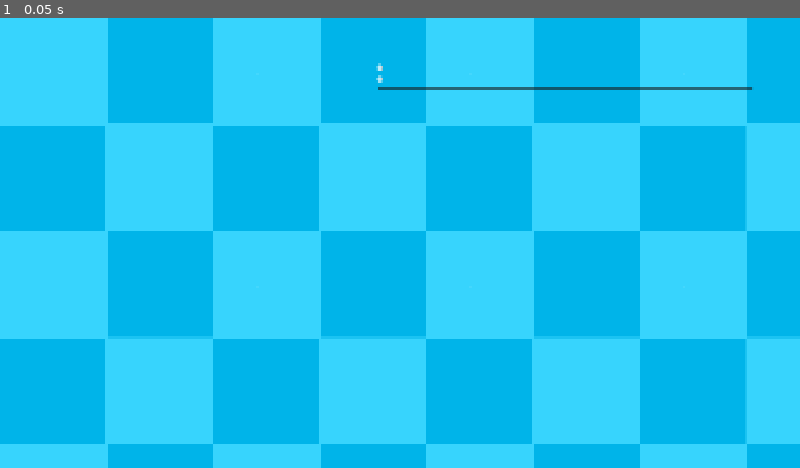
Above: before the commit, frame 1.
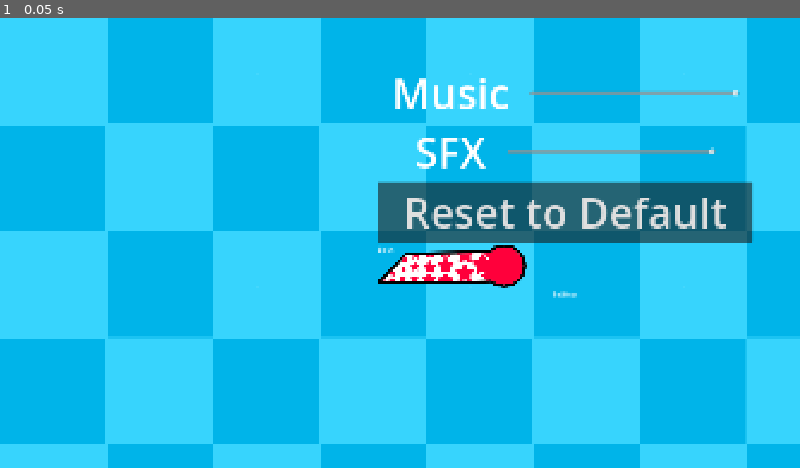
Above: after the commit, the same moment.

Repository: GuiDev-bit/Winter-Game-Jam
Game: Godot game, scene res://scenes/ui/settings_menu.tscn
The game is run twice, just before and just after one commit, with the same random seed, the same clock (stepped at 60 frames per second) and the same inputs. This scene is started directly instead of the project's main scene.
Inputs:
- Up to frame 1 (0.05 s): no input

The runs differ from the first frame. In frame 1, 9.2% of the frame differs, in the area x 47-94%, y 10-63%.

Commit message:
ajustamos el menu de settings

Diff:
--- a/scenes/ui/settings_menu.tscn
+++ b/scenes/ui/settings_menu.tscn
@@ -2,6 +2,7 @@
 
 [ext_resource type="Script" uid="uid://ddiwqo5kd6r3w" path="res://script/ui/setting_menu.gd" id="1_mhswj"]
 [ext_resource type="Texture2D" uid="uid://biicvll1v04ba" path="res://assets/hud/Sans_titre_429_20260224150002.png" id="1_qwcqe"]
+[ext_resource type="Texture2D" uid="uid://vmug3ssx0wcb" path="res://assets/hud/UI_Credits.png" id="3_x3vyp"]
 
 [node name="SettingsMenu" type="Control" unique_id=1977151436]
 layout_mode = 3
@@ -35,39 +36,60 @@
 [node name="Music" type="HBoxContainer" parent="HBoxContainer/VBoxContainer" unique_id=1199396877]
 custom_minimum_size = Vector2(2.05, 0)
 layout_mode = 2
+theme_override_constants/separation = 50
+alignment = 1
 
 [node name="_Music_" type="Label" parent="HBoxContainer/VBoxContainer/Music" unique_id=2011356034]
 layout_mode = 2
+theme_override_font_sizes/font_size = 100
+text = "Music"
 
 [node name="HSlider" type="HSlider" parent="HBoxContainer/VBoxContainer/Music" unique_id=452254913]
+custom_minimum_size = Vector2(500, 0)
 layout_mode = 2
+size_flags_horizontal = 4
+size_flags_vertical = 4
 max_value = 1.0
 step = 0.01
 
 [node name="SFX" type="HBoxContainer" parent="HBoxContainer/VBoxContainer" unique_id=272435811]
 layout_mode = 2
+theme_override_constants/separation = 50
+alignment = 1
 
 [node name="Label" type="Label" parent="HBoxContainer/VBoxContainer/SFX" unique_id=2122824456]
 layout_mode = 2
+theme_override_font_sizes/font_size = 100
+text = "SFX"
 
 [node name="HSlider" type="HSlider" parent="HBoxContainer/VBoxContainer/SFX" unique_id=771669931]
+custom_minimum_size = Vector2(500, 0)
 layout_mode = 2
+size_flags_vertical = 4
 max_value = 1.0
 step = 0.01
 
 [node name="Reset to default" type="Button" parent="HBoxContainer/VBoxContainer" unique_id=1788129171]
 layout_mode = 2
+theme_override_font_sizes/font_size = 100
+text = "Reset to Default"
 
 [node name="Back" type="TextureButton" parent="HBoxContainer/VBoxContainer" unique_id=1257197359]
 layout_mode = 2
+size_flags_horizontal = 0
+texture_normal = ExtResource("3_x3vyp")
 
 [node name="Label" type="Label" parent="HBoxContainer/VBoxContainer/Back" unique_id=256516679]
 layout_mode = 0
 offset_right = 40.0
 offset_bottom = 23.0
+text = "Back"
 
 [node name="SETTINGS" type="Label" parent="HBoxContainer/VBoxContainer" unique_id=1239046367]
 layout_mode = 2
+size_flags_horizontal = 4
+size_flags_vertical = 0
+text = "Settings"
 
 [node name="TextureRect" type="TextureRect" parent="HBoxContainer" unique_id=1565951706]
 layout_mode = 2
